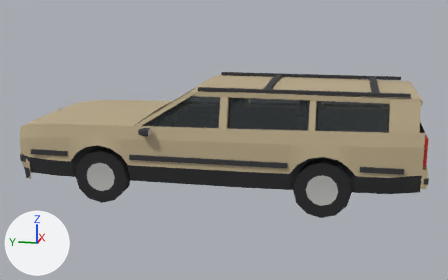
The Blender file assets/models/src/broken-car.blend as it was, and as the next commit left it.
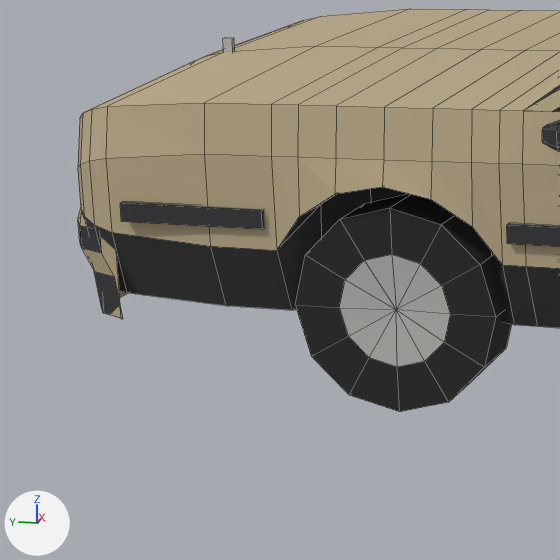
Old and new are each drawn whole from a 50 mm lens placed at (-7.76, -1.58, 2.6), pointed at (0.29, 0.03, 0.59) and again close up on the part from 0% to 32% of the width and 35% to 86% of the height. The axes (+X, +Y, +Z) are drawn at lower left. The lights are the same throughout. The last two pictures show the newer version. The close-ups show mesh edges as thin lines.

The first close-up shows 'BrokenCar'.
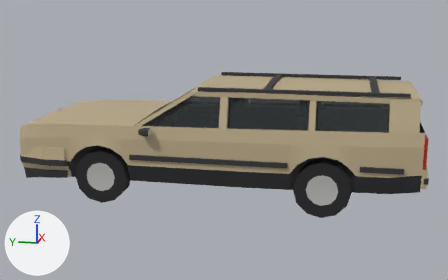
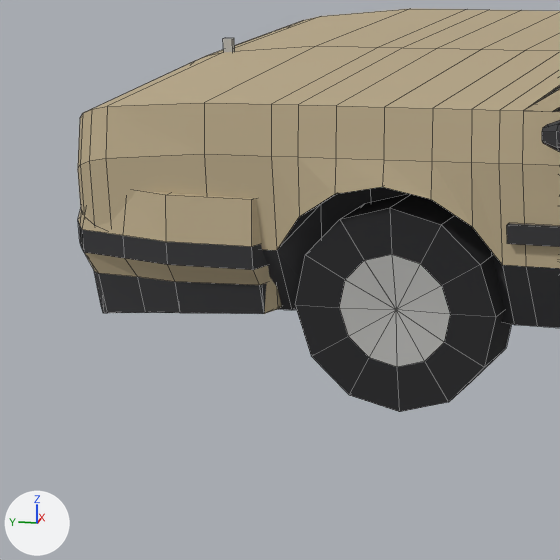
Commit message: asset(18): broken-car wrap-around bumper — cover runs corner-to-arch

Changed parts and their boxes (x1, y1, x2, y2) in the close-ups (560 x 560 px):
part 1 of me_brokencar, deleted: before (120, 201, 265, 229)
part 2 of me_brokencar, built on: before (80, 213, 123, 319); after (80, 191, 282, 314)

The change, as a diff of the scene's bpy script:
```diff
--- a/assets/models/src/broken-car.blend.py
+++ b/assets/models/src/broken-car.blend.py
@@ me_brokencar @@
 # used by ob_brokencar; location = (0.0, 0.0, 0.0)
-me_brokencar.from_pydata(...)  # 1222 vertices, 1057 faces; spans x -1.02..1.67, y -2.51..2.56, z 0.0..1.46
+me_brokencar.from_pydata(...)  # 1256 vertices, 1099 faces; spans x -1.02..1.67, y -2.51..2.56, z 0.0..1.46
+# me_brokencar part 1: the loose piece of 8 vertices spanning x -0.9..-0.87, y 1.76..2.24, z 0.59..0.65 is deleted
+# me_brokencar part 2
+# 14 vertices are removed from x -0.83..0.83, y 2.29..2.35, z 0.25..0.69
+# 16 faces are deleted
+# 54 vertices are added at x -0.92..0.92, y 1.75..2.41, z 0.25..0.69
+# 10 new vertices lie (0.0, 0.29, 0.0) away from vertices in x -0.92..0.92, y 1.79, z 0.4..0.69
+# 28 new faces join them, mat_cartrim (dark grey #353537)
+# 42 new faces join them, mat_carpaint (beige #bcab8a)
+# other edits to the shape of me_brokencar do not show in these pictures
 me_brokencar.materials.append(mat_cartrim)
```
